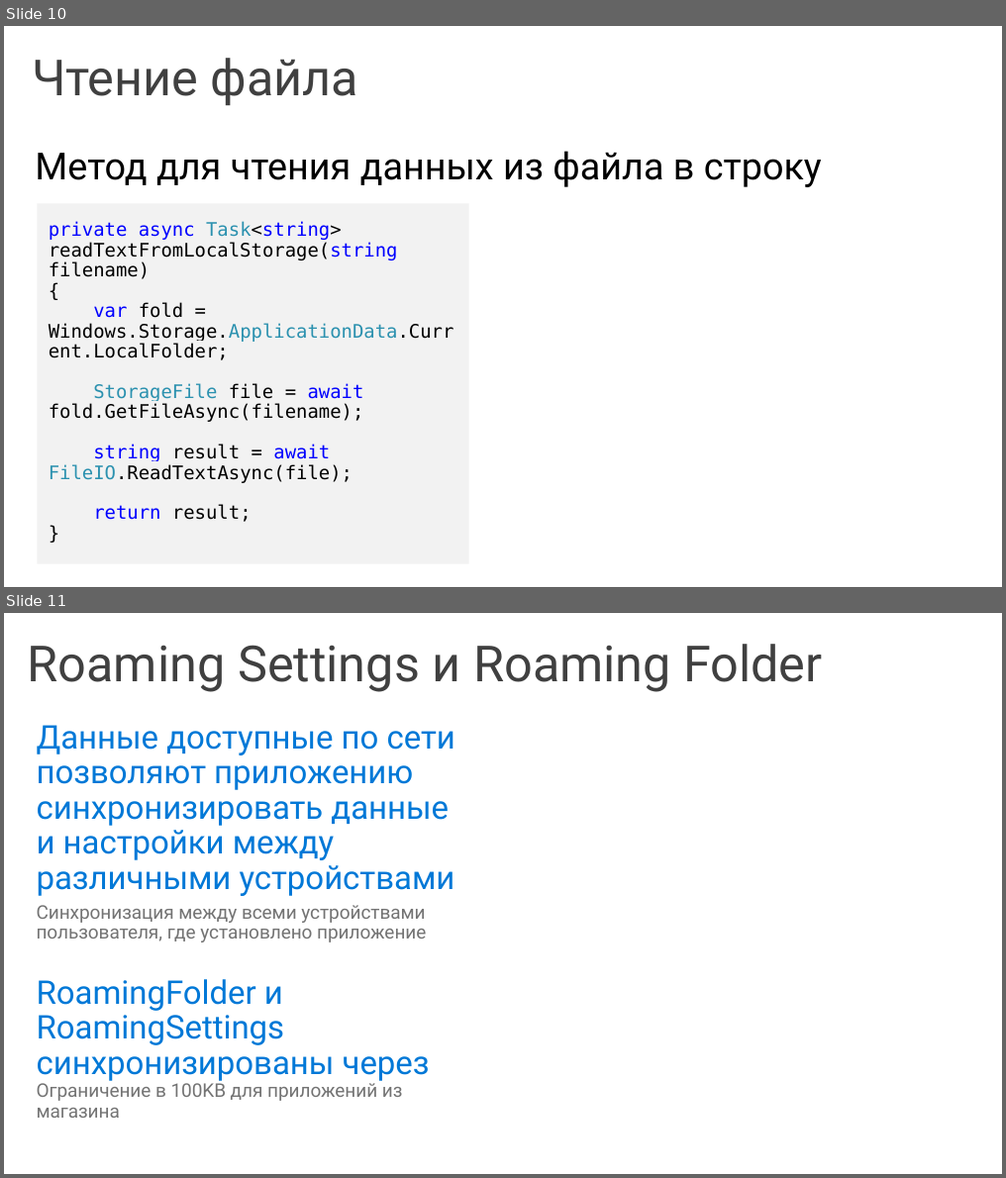
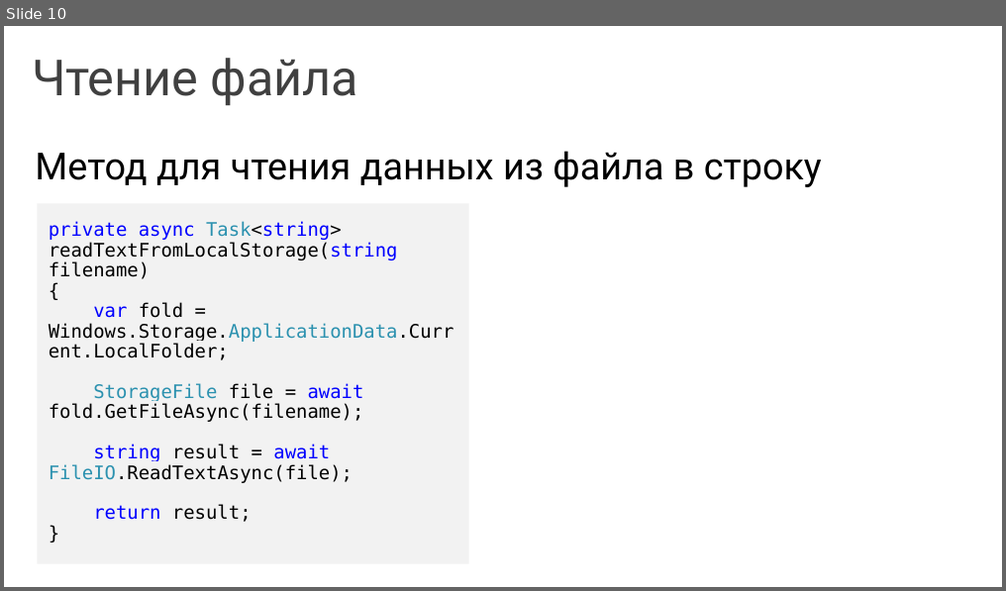
Before and after one commit to evangelism/Win10UWPCourse, a slide deck: 06. Data Storage/Mod 9. File Management and storage (RUS).pptx. Shown one above the other, each under a label of ours: slides 10 and 11 before the commit, slide 10 after it. The pictures are 1006x1178 and 1006x591 pixels, drawn with LibreOffice and Linux fonts; fonts in the diff are those of the drawing. Boxes give left, top, right and bottom in pixels: in the first picture for what was removed or moved away, otherwise in the second. Text is boxed around its words. In the diff, an @@ line names an element or a change of style, - is before the commit and + after.

```diff
--- a/06. Data Storage/Mod 9. File Management and storage (RUS).pptx
+++ b/06. Data Storage/Mod 9. File Management and storage (RUS).pptx
@@ slide 11 removed at [4,613,1002,1174], background #FFFFFF @@
@@ title removed at [28,644,822,692] @@
-Roaming Settings и Roaming Folder
@@ text removed at [37,725,455,1118] @@
-  Данные доступные по сети позволяют приложению синхронизировать данные и настройки между различными устройствами
-  Синхронизация между всеми устройствами пользователя, где установлено приложение
-  RoamingFolder и RoamingSettings синхронизированы через Ограничение в 100KB для приложений из магазина
```
Also in this commit, not shown: 1 slide changed.
